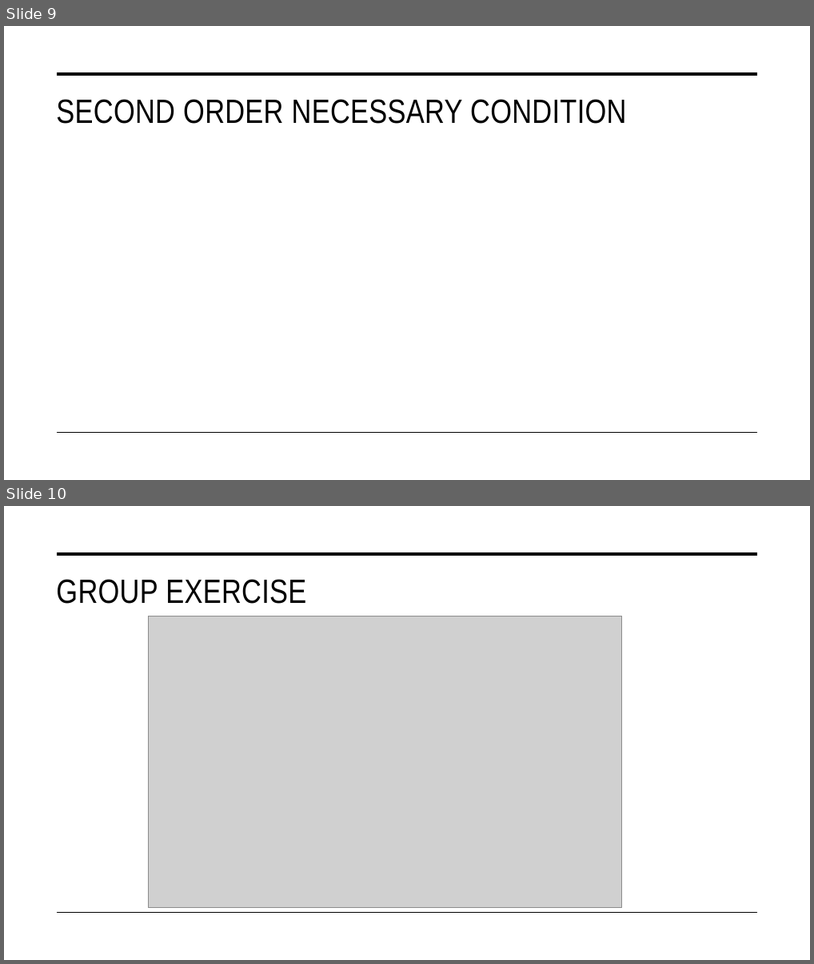
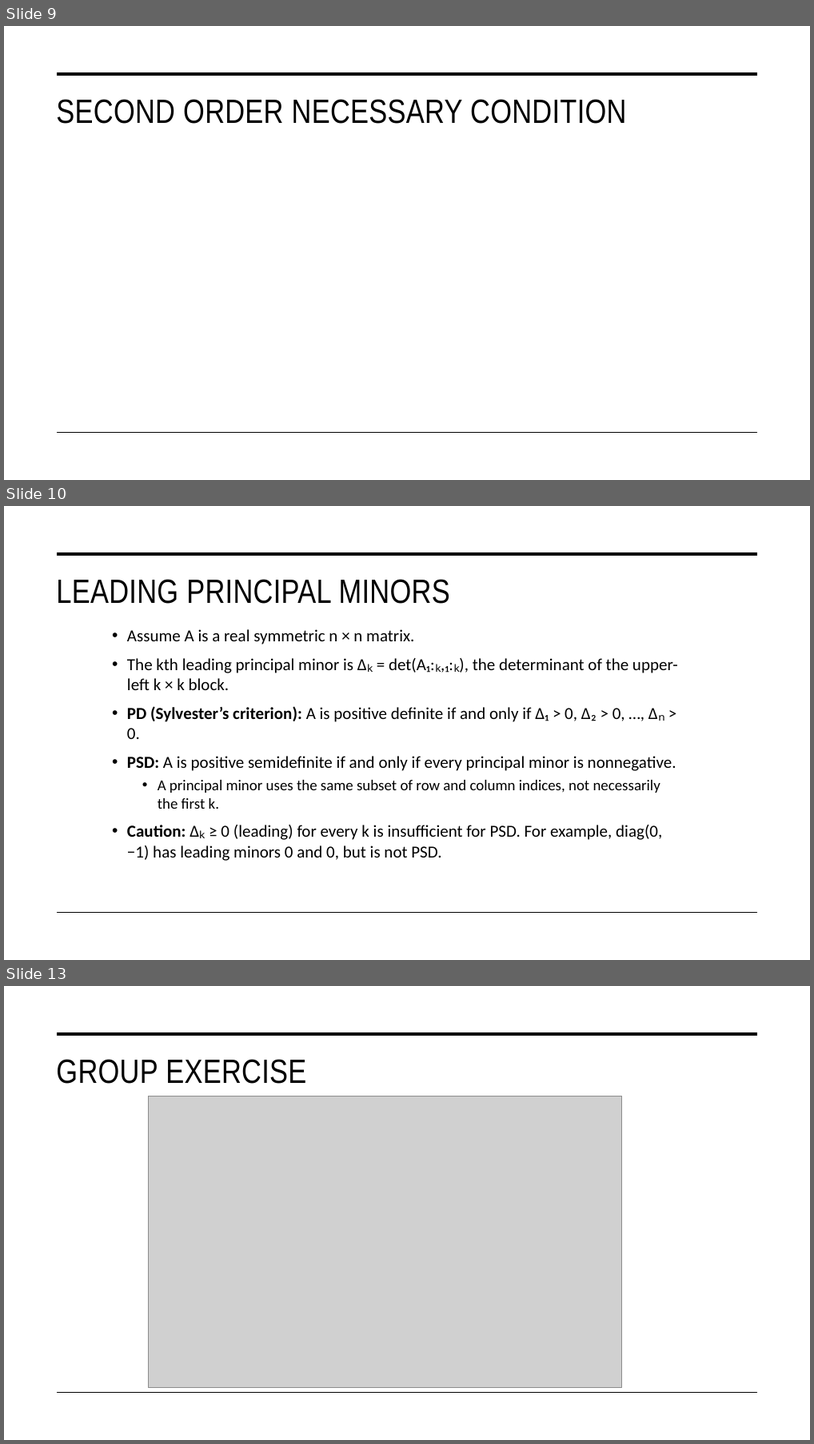
Before and after one commit to STAT-486-Fall-2026/course-content, a slide deck: slides/08-gradient-descent.pptx. Shown one above the other, each under a label of ours: slides 9 and 10 before the commit, slides 9, 10 and 13 after it; the slides between them are not shown. The pictures are 814x964 and 814x1444 pixels, drawn with LibreOffice and Linux fonts; fonts in the diff are those of the drawing; grey boxes stand for pictures. Boxes give left, top, right and bottom in pixels: in the first picture for what was removed or moved away, otherwise in the second. Text is boxed around its words. In the diff, an @@ line names an element or a change of style, - is before the commit and + after.

Commit message:
add leading minors example

```diff
--- a/slides/08-gradient-descent.pptx
+++ b/slides/08-gradient-descent.pptx
@@ slide 10 added at <box>4,506,810,960</box>, background #FFFFFF; not listed: 2 template elements that a slide beside it also shows @@
@@ title added at <box>56,579,450,604</box>, 40 pt, text #000000 @@
+LEADING PRINCIPAL MINORS
@@ text added at <box>127,629,678,860</box>, 20 pt, text #000000 @@
+• Assume A is a real symmetric n × n matrix.
+• The kth leading principal minor is Δₖ = det(A₁:ₖ,₁:ₖ), the determinant of the upper-left k × k block.
+• PD (Sylvester’s criterion): A is positive definite if and only if Δ₁ > 0, Δ₂ > 0, …, Δₙ > 0.
+• PSD: A is positive semidefinite if and only if every principal minor is nonnegative.
+  • A principal minor uses the same subset of row and column indices, not necessarily the first k.
+• Caution: Δₖ ≥ 0 (leading) for every k is insufficient for PSD. For example, diag(0, −1) has leading minors 0 and 0, but is not PSD.
@@ what was slide 10 is now slide 13 @@
```
Also in this commit, not shown: 2 other slides added, 1 other file.
